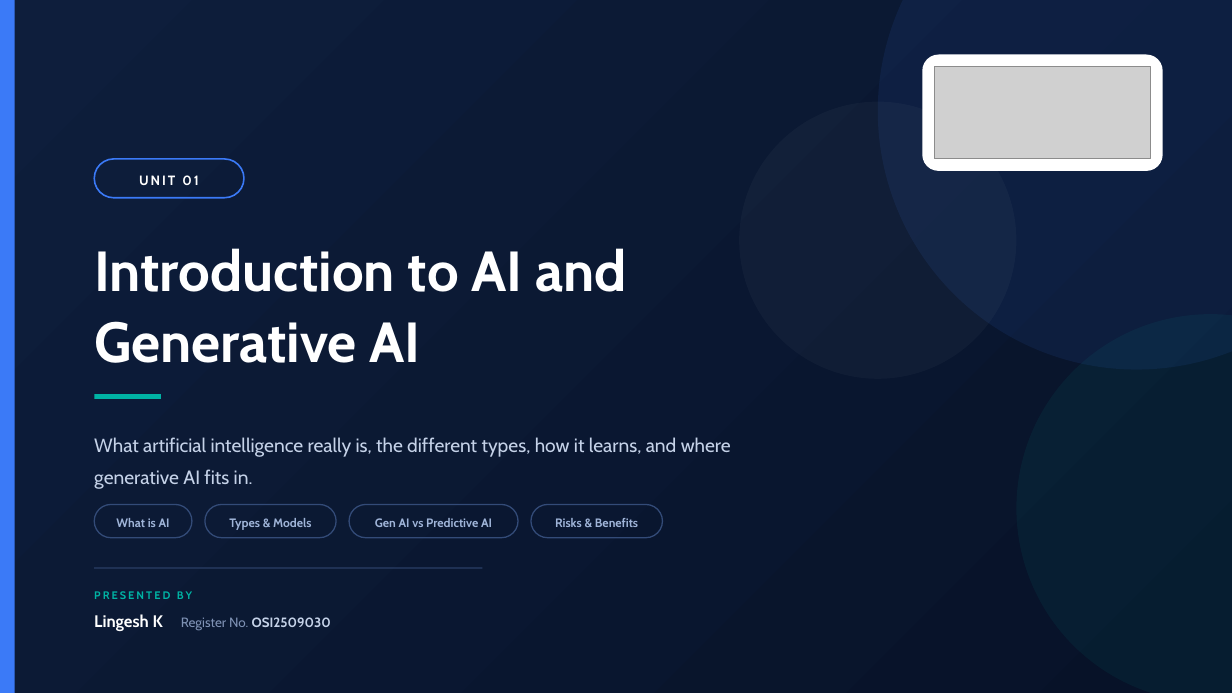
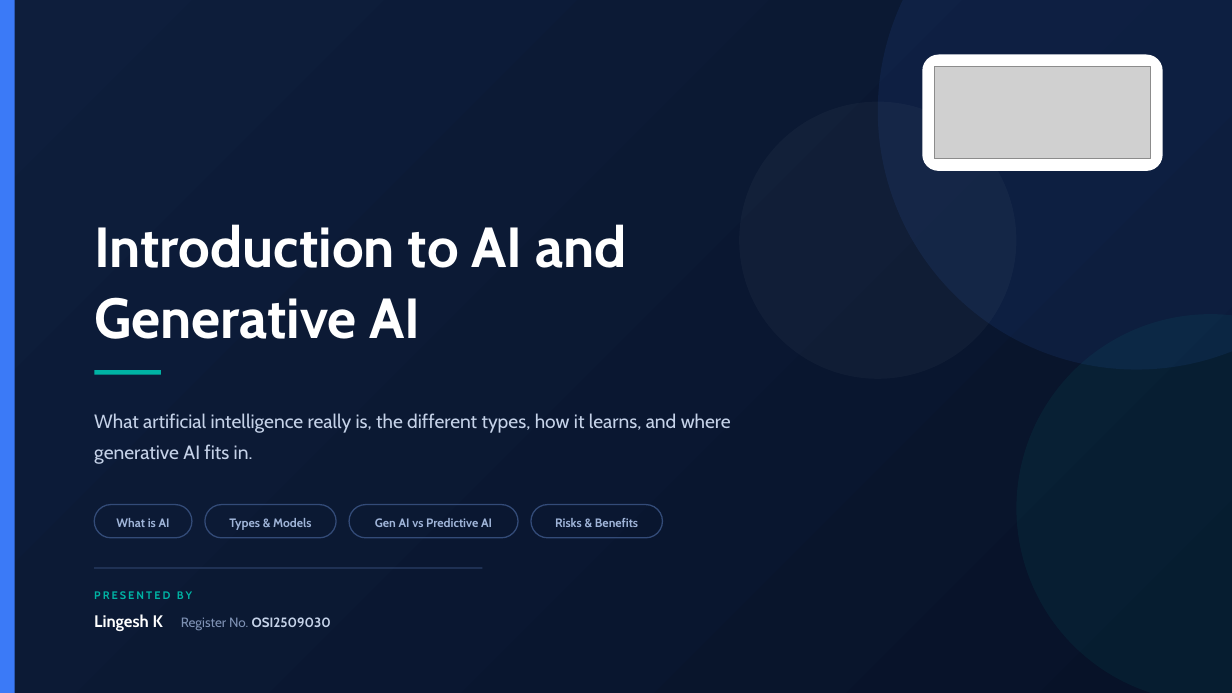
Before and after one commit to klingesh/Presentation, a slide deck: slide 1 of Unit 1 - Introduction to AI and Gen AI.pptx. Drawn at 1232x693 pixels with LibreOffice and Linux fonts; fonts in the diff are those of the drawing; grey boxes stand for pictures. Boxes give left, top, right and bottom in pixels: in the first picture for what was removed or moved away, otherwise in the second. Text is boxed around its words. In the diff, an @@ line names an element or a change of style, - is before the commit and + after.

Commit message:
Remove the UNIT badge from opening slides and rebalance the title layout
The 'UNIT 01' pill is gone from all five title slides. With it removed the
title block was sitting low, so the title, rule, subtitle and chip row are now
centred as a group in the band between the logo and the presenter block. This
keeps one-line titles (Units 3 and 4) and two-line titles (Units 1, 2 and 5)
looking equally balanced, and fixes the chips crowding the subtitle.

```diff
--- a/Unit 1 - Introduction to AI and Gen AI.pptx
+++ b/Unit 1 - Introduction to AI and Gen AI.pptx
@@ rounded rectangle removed at (94,159,244,198) @@
-UNIT 01
@@ text "Introduction to AI and Generative ...": place and size @@
-text "Introduction to AI and Generative ..." at (94,248,628,363)
+text "Introduction to AI and Generative ..." at (94,224,628,339)
@@ rectangle: place and size @@
-rectangle at (94,395,161,399)
+rectangle at (94,371,161,375)
@@ text "What artificial intelligence really is, ...": place and size @@
-text "What artificial intelligence really is, ..." at (94,437,731,489)
+text "What artificial intelligence really is, ..." at (94,413,731,464)
```
Also in this commit, not shown: 10 other files.
